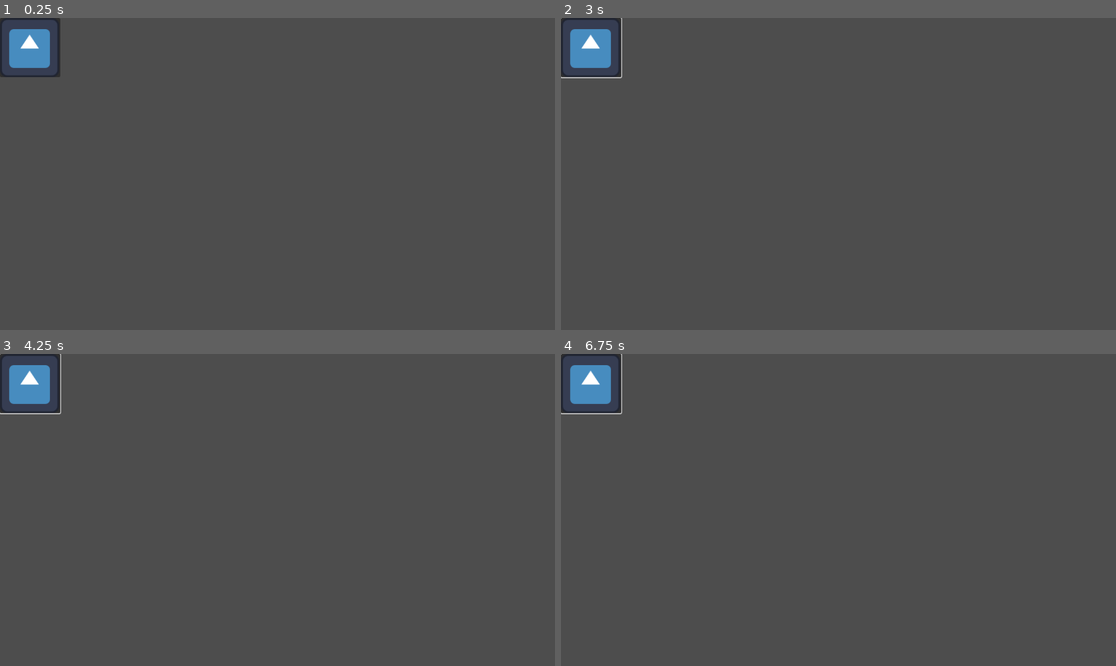
Above: before the commit, frames 1-4 (two rows, left to right).
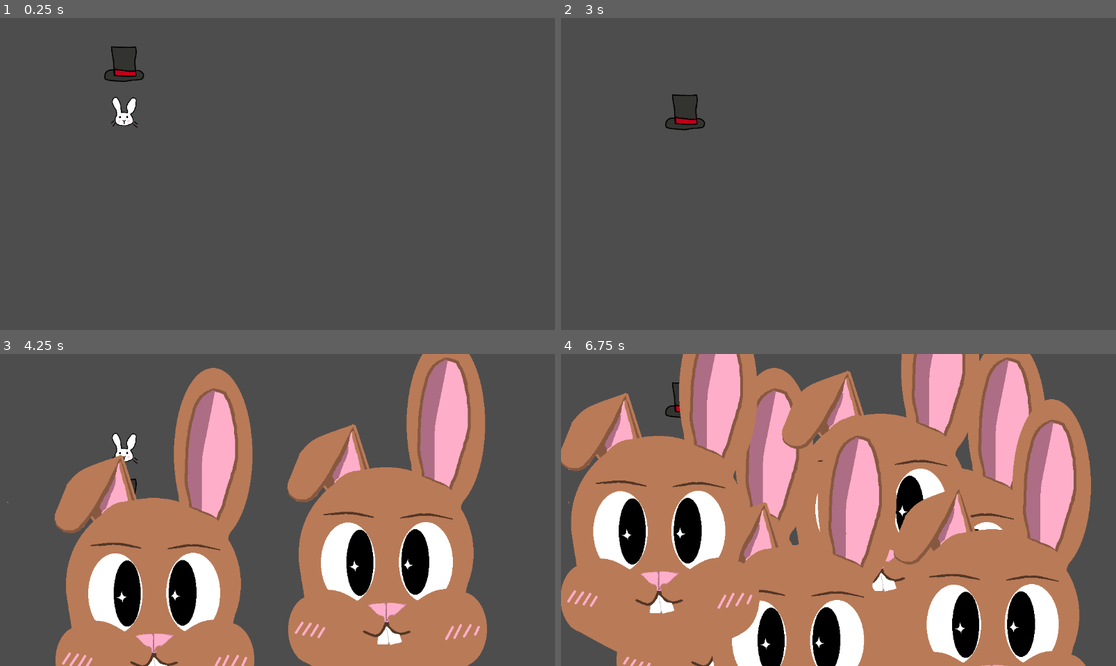
Above: after the commit, the same moments.

Repository: lentilinternational/TeamMobius
Game: Godot game, scene res://control.tscn
Two runs of this game, one before a commit and one after it. Both use one fixed random seed, a clock stepped at 60 frames per second and the inputs below. The engine's default icon, where the game draws it, is replaced by a stand-in: a white triangle on a blue panel in a dark square.
Inputs (mouse positions are in pixels of both pictures, inside the frame that each line leads up to):
- Up to frame 1 (0.25 s): no input
- Up to frame 2 (3 s): click (588, 46) at 0.52 s; click (588, 46) at 1.27 s; click (588, 46) at 2.02 s; tap Enter at 2.75 s; move the mouse to (960, 158) at 2.77 s; tap H at 2.85 s
- Up to frame 3 (4.25 s): tap C at 3.05, 3.6 s; tap Space at 3.5 s; move the mouse to (166, 525) at 3.52 s; tap H at 3.8 s
- Up to frame 4 (6.75 s): tap Enter at 4.25, 5.75 s; move the mouse to (894, 441) at 4.27 s; tap H at 4.35, 5.3, 5.85 s; tap C at 4.55, 5.1, 6.05, 6.6 s; tap Space at 5, 6.5 s; move the mouse to (810, 572) at 5.02 s; move the mouse to (1005, 556) at 5.77 s; move the mouse to (672, 463) at 6.52 s

The runs differ from the first frame. In frame 1, 2.1% of the frame differs, in the area x 0-27%, y 0-36%; in frame 2, 1.9%; in frame 3, 51%; in frame 4, 84%, in the area x 0-96%, y 0-100%.

Commit message:
Nearly Completed PR02
Done the first two, visibility, and create. Press C to create a bunny sprite at your mouse, press H to hide the bunny under the hat. (had a bit more fun with it).

Diff:
--- a/assignment_2/control.gd
+++ b/assignment_2/control.gd
@@ -1,18 +1,30 @@
 extends Control
 
-func _ready():
-	var button = $Button
-	button.connect("pressed", self._on_button_pressed)
+@onready var hat = $Hat
+@onready var rabbit = $Rabbit
 
-var counter = 0
-func _on_button_pressed():
-	counter = counter + 1
-	if counter == 1:
-		print("Button pressed ", counter, " time!")
+func _input(event):
+	if event is InputEventKey and event.pressed and event.keycode == KEY_H:
+		move_hat()
+
+func move_hat():
+	var start_position = hat.position
+	var end_position = start_position + Vector2(0, 100)
+
+	# move down
+	hat.position = end_position
+
+	# wait
+	await get_tree().create_timer(3.0).timeout
+
+	# swap rabbit state of visibility
+	if rabbit.visible == false:
+		rabbit.visible = true
 
 	else:
-		print("Button pressed ", counter, " times!")
+		rabbit.visible = false
 
-func _input(event):
-	if event is InputEventKey and event.pressed:
-		print("Key Pressed!")
+
+
+	# move up
+	hat.position = start_position
--- a/assignment_2/control.tscn
+++ b/assignment_2/control.tscn
@@ -1,23 +1,34 @@
-[gd_scene load_steps=3 format=3 uid="uid://bmrqh1kj43t5u"]
+[gd_scene load_steps=5 format=3 uid="uid://bmrqh1kj43t5u"]
 
 [ext_resource type="Script" uid="uid://dr0mh8d04t216" path="res://control.gd" id="1_0fbet"]
-[ext_resource type="Texture2D" uid="uid://c77mukadpfeu3" path="res://icon.svg" id="2_62e2m"]
+[ext_resource type="Texture2D" uid="uid://c3q75ycv1n8s1" path="res://rabbit.png" id="3_ee4bf"]
+[ext_resource type="Script" uid="uid://df03v5qxctocm" path="res://control_2.gd" id="4_ee4bf"]
+[ext_resource type="Texture2D" uid="uid://pr8qcl2yyhfp" path="res://hat.png" id="4_kbped"]
 
 [node name="Control" type="Control"]
 layout_mode = 3
 anchors_preset = 0
 offset_right = 40.0
 offset_bottom = 40.0
+
+[node name="Visibility" type="Control" parent="."]
+anchors_preset = 0
+offset_right = 40.0
+offset_bottom = 40.0
 script = ExtResource("1_0fbet")
 
-[node name="Button" type="Button" parent="."]
-layout_mode = 0
-offset_right = 125.0
-offset_bottom = 123.0
+[node name="Rabbit" type="Sprite2D" parent="Visibility"]
+position = Vector2(263, 183.25)
+scale = Vector2(0.225833, 0.225833)
+texture = ExtResource("3_ee4bf")
 
-[node name="CanvasLayer" type="CanvasLayer" parent="Button"]
+[node name="Hat" type="Sprite2D" parent="Visibility"]
+position = Vector2(267.542, 96.9063)
+scale = Vector2(0.316979, 0.316979)
+texture = ExtResource("4_kbped")
 
-[node name="Icon" type="Sprite2D" parent="."]
-position = Vector2(61.5, 61.5)
-scale = Vector2(0.960938, 0.960938)
-texture = ExtResource("2_62e2m")
+[node name="Create" type="Control" parent="."]
+anchors_preset = 0
+offset_right = 40.0
+offset_bottom = 40.0
+script = ExtResource("4_ee4bf")
--- /dev/null
+++ b/assignment_2/control_2.gd
@@ -0,0 +1,18 @@
+extends Control
+
+func _input(event):
+	if event is InputEventKey and event.pressed and event.keycode == KEY_C:
+		create_sprite()  # Call the function to create a new sprite when 'C' is pressed
+
+func create_sprite():
+	# Create a new Sprite2D node
+	var new_sprite = Sprite2D.new()
+
+	# Load a texture and assign it to the sprite (you can replace this with any texture path)
+	new_sprite.texture = preload("res://image.webp")  # Replace with your texture path
+
+	# Set the sprite's position (e.g., mouse position or any position you want)
+	new_sprite.position = get_global_mouse_position()  # Set the position to the mouse location
+
+	# Add the new sprite as a child to this node (the Control node)
+	add_child(new_sprite)
--- /dev/null
+++ b/assignment_2/sprite_2d.gd
@@ -0,0 +1,7 @@
+extends Sprite2D
+
+@onready var target_object = $Sprite2D  # Change this to your game object
+
+func _input(event):
+	if event is InputEventKey and event.pressed and event.keycode == KEY_H:
+		target_object.visible = !target_object.visible  # Toggle visibility
Not shown, added: assignment_2/control_2.gd.uid
Binary file added: assignment_2/hat.png
Not shown, added: assignment_2/hat.png.import
Binary file added: assignment_2/image.webp
Not shown, added: assignment_2/image.webp.import
Binary file added: assignment_2/rabbit.png
Not shown, added: assignment_2/rabbit.png.import
Not shown, added: assignment_2/sprite_2d.gd.uid
Not shown, added: assignment_2/control.tscn169336848.tmp
Not shown, added: assignment_2/control.tscn173745576.tmp
